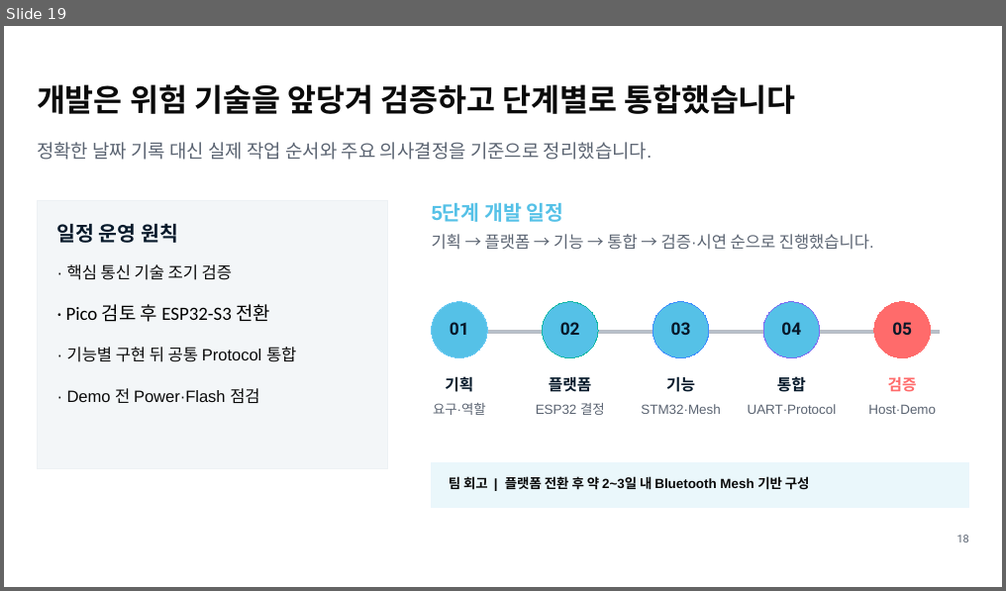
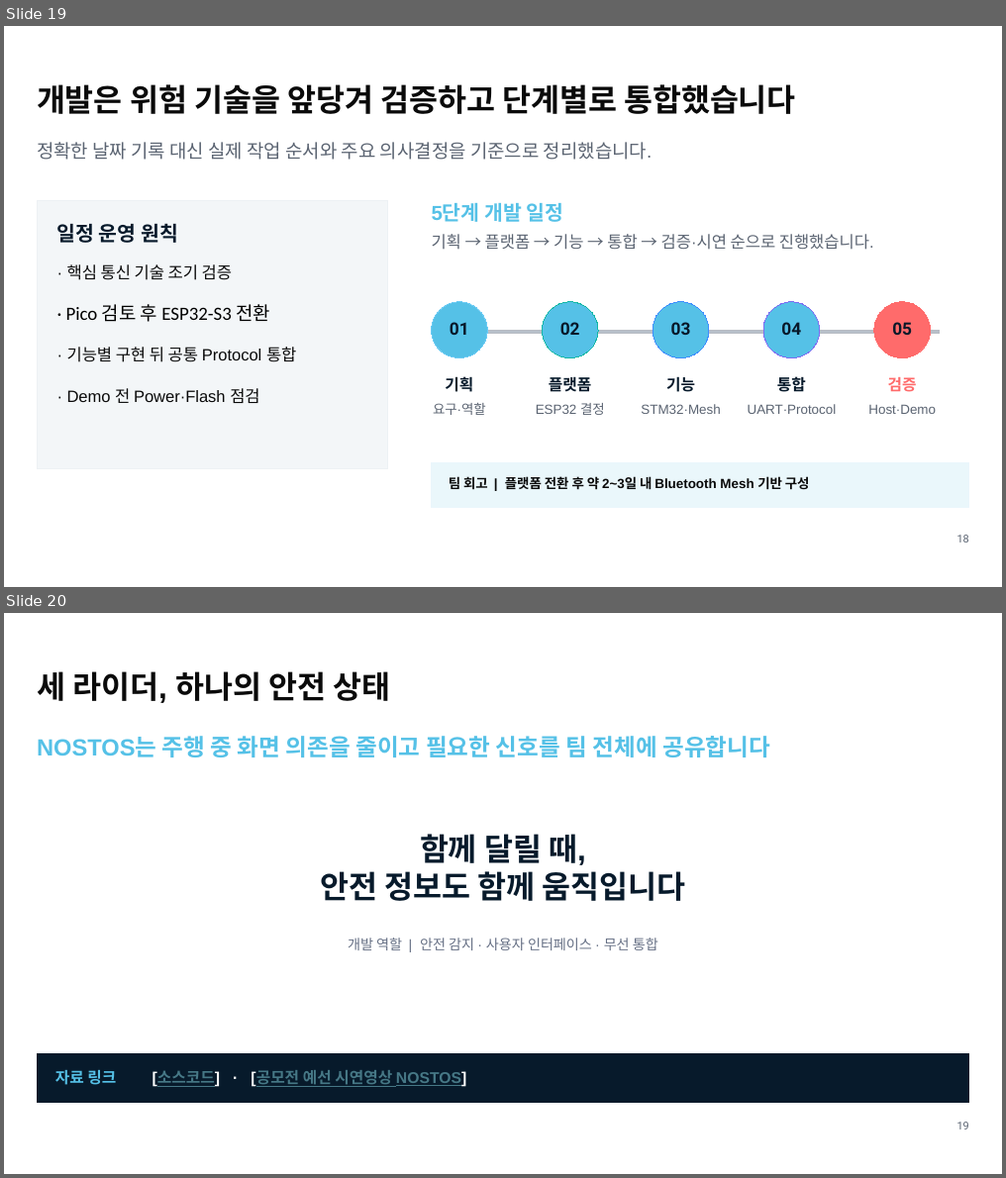
Before and after one commit to snowflake-rider/nostos, a slide deck: docs/presentations/NOSTOS_개발완료보고서_최종_표지포함20p.pptx. Shown one above the other, each under a label of ours: slide 19 before the commit, slides 19 and 20 after it. The pictures are 1006x591 and 1006x1178 pixels, drawn with LibreOffice and Linux fonts; fonts in the diff are those of the drawing. Boxes give left, top, right and bottom in pixels: in the first picture for what was removed or moved away, otherwise in the second. Text is boxed around its words. In the diff, an @@ line names an element or a change of style, - is before the commit and + after.

```diff
--- a/docs/presentations/NOSTOS_개발완료보고서_최종_표지포함20p.pptx
+++ b/docs/presentations/NOSTOS_개발완료보고서_최종_표지포함20p.pptx
@@ slide 20 added at (4, 613, 1002, 1174), background #FFFFFF @@
@@ text added at (37, 671, 391, 703), 30 pt, text #0A0A0A, bold @@
+세 라이더, 하나의 안전 상태
@@ text added at (37, 736, 770, 758), 22.5 pt, text #55C1E7, bold @@
+NOSTOS는 주행 중 화면 의존을 줄이고 필요한 신호를 팀 전체에 공유합니다
@@ text added at (320, 834, 686, 901), 30 pt, text #071A2B, bold @@
+함께 달릴 때,
+안전 정보도 함께 움직입니다
@@ text added at (348, 938, 658, 951), 13.5 pt, text #667085 @@
+개발 역할 | 안전 감지 · 사용자 인터페이스 · 무선 통합
@@ rectangle added at (37, 1055, 969, 1103), fill #071A2B, outline #081829 0 pt @@
@@ text added at (55, 1070, 116, 1085), 15 pt, text #55C1E7, bold @@
+자료 링크
@@ text added at (152, 1070, 466, 1087), 15 pt, text #467886, bold, underline @@
+[소스코드] · [공모전 예선 시연영상 NOSTOS]
@@ text added at (957, 1122, 969, 1130), 10.5 pt, text #5B6472 @@
+19
```
Also in this commit, not shown: 1 slide removed, 13 other files.
